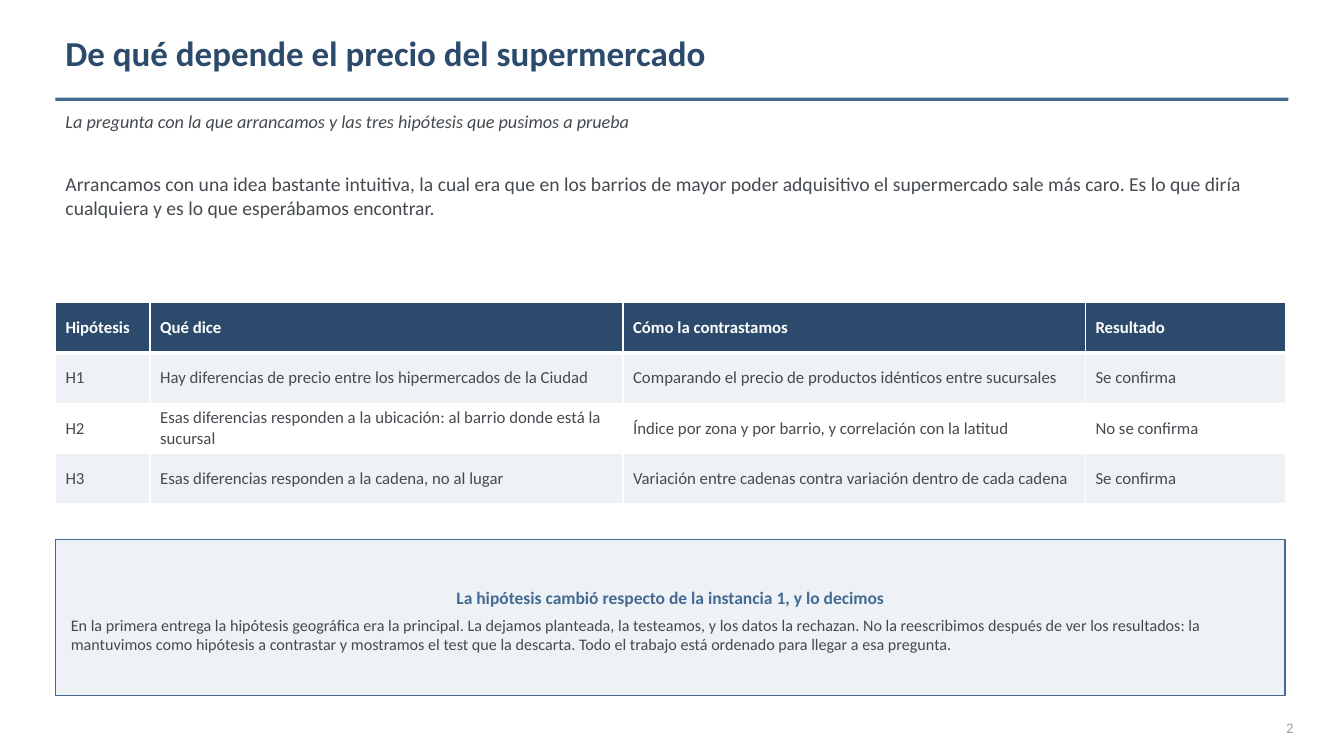
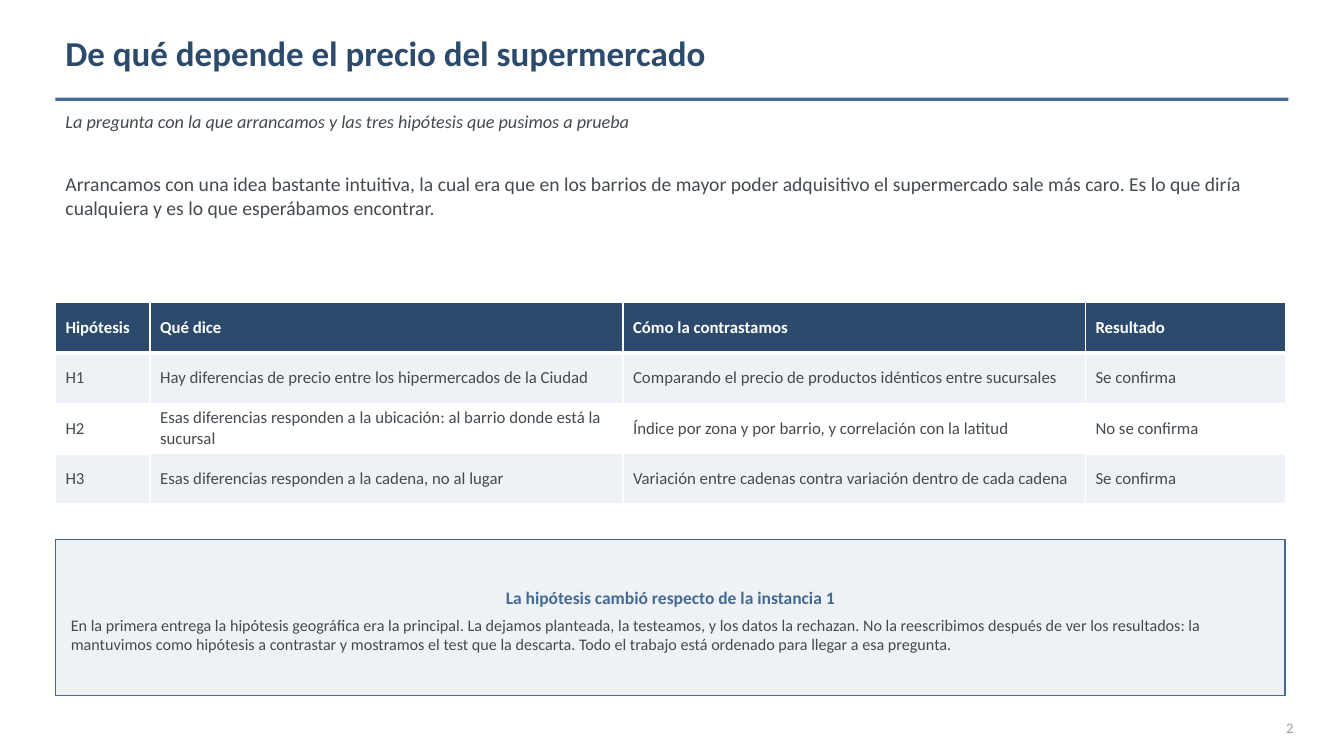
Before and after one commit to solguerrero0501-ux/tp-grupo03, a slide deck: slide 2 of presentacion/TP_CienciaDeDatos_EntregaFinal_Grupo3.pptx. Drawn at 1344x756 pixels with LibreOffice and Linux fonts; fonts in the diff are those of the drawing. Boxes give left, top, right and bottom in pixels: in the first picture for what was removed or moved away, otherwise in the second. Text is boxed around its words. In the diff, an @@ line names an element or a change of style, - is before the commit and + after.

```diff
--- a/presentacion/TP_CienciaDeDatos_EntregaFinal_Grupo3.pptx
+++ b/presentacion/TP_CienciaDeDatos_EntregaFinal_Grupo3.pptx
@@ text in rectangle at [506, 591, 835, 607]: text changed @@
-La hipótesis cambió respecto de la instancia 1, y lo decimos
+La hipótesis cambió respecto de la instancia 1
```
Also in this commit, not shown: 21 other slides changed.
